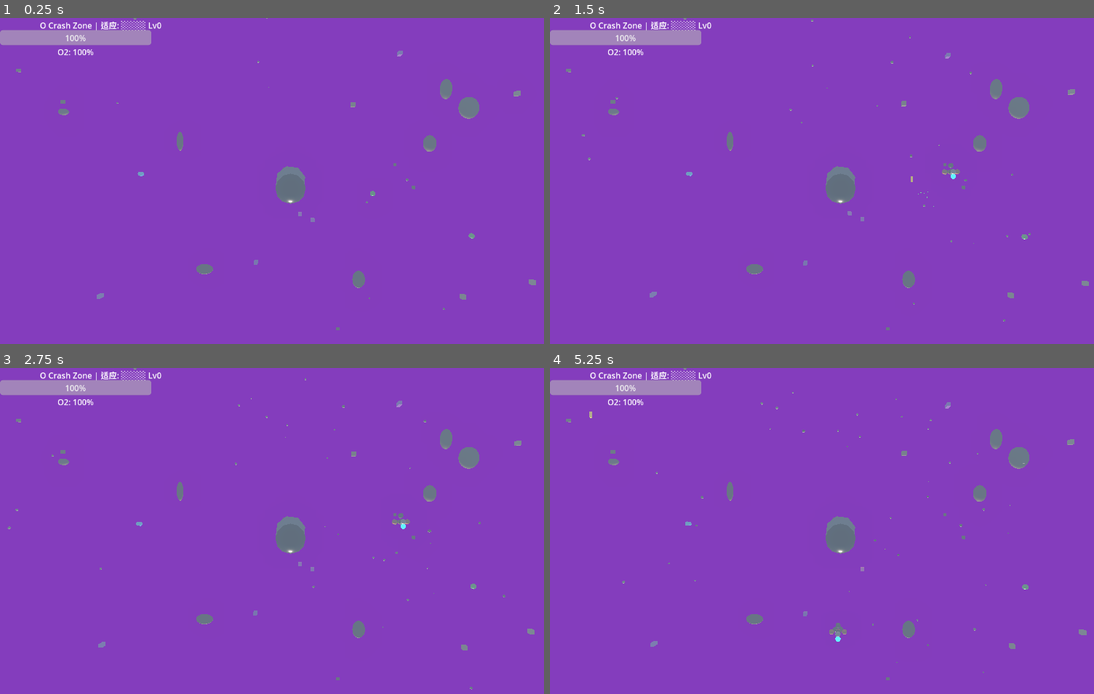
Above: before the commit, frames 1-4 (two rows, left to right).
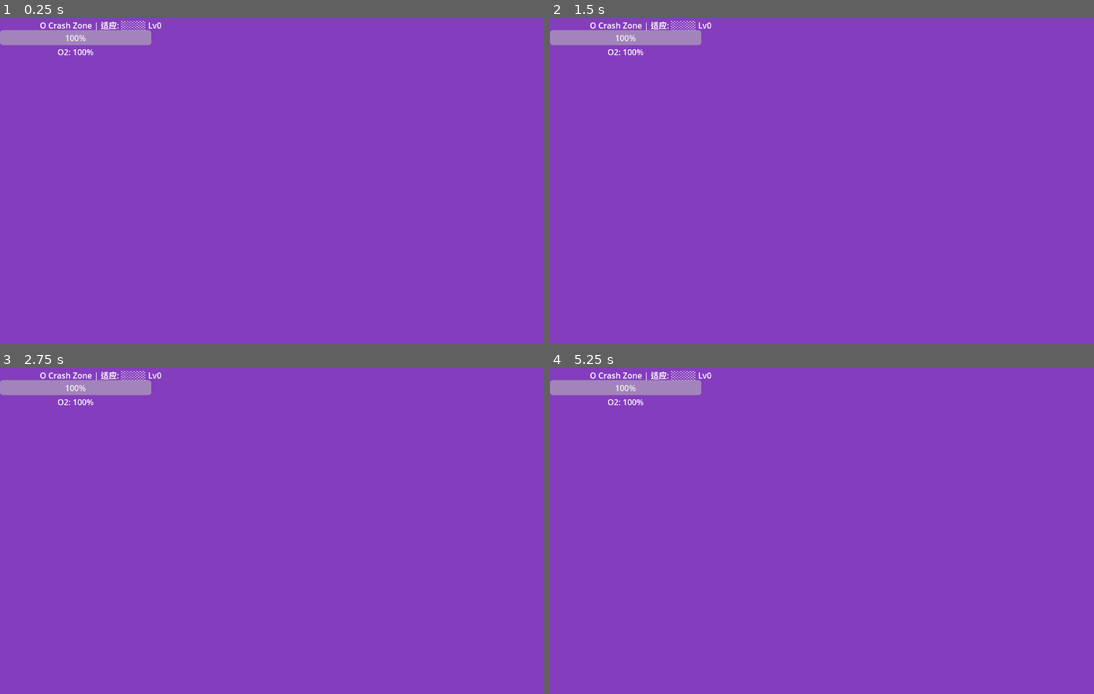
Above: after the commit, the same moments.

Repository: qnctx/star-abyss-game
Game: Godot game, scene res://scenes/main.tscn
Same seed, same stepped clock (60 frames per second), same inputs: the game is played once before the commit and once after it.
Inputs (mouse positions are in pixels of both pictures, inside the frame that each line leads up to):
- Up to frame 1 (0.25 s): no input
- Up to frame 2 (1.5 s): tap Enter at 0.5 s; move the mouse to (968, 164) at 0.52 s; hold D (move_right) 0.53-1.28 s; hold E (interact) 0.53-1.28 s; move the mouse to (724, 197) at 1.27 s; hold S (move_back) from 1.28 s (still down); click (724, 197) at 1.35 s
- Up to frame 3 (2.75 s): move the mouse to (348, 459) at 2.02 s; release S (move_back) at 2.03 s; hold D (move_right) from 2.03 s (still down); hold Shift (sprint) from 2.03 s (still down)
- Up to frame 4 (5.25 s): move the mouse to (811, 596) at 2.77 s; release D (move_right) at 2.78 s; release Shift (sprint) at 2.78 s; hold W (move_forward) 2.78-3.53 s; tap T (teleport) at 2.85 s; move the mouse to (1012, 579) at 3.52 s; hold E (interact) 3.53-4.28 s; hold A (move_left) 3.53-5.03 s; move the mouse to (664, 482) at 4.27 s; click (664, 482) at 4.35 s; move the mouse to (870, 531) at 5.02 s; hold S (move_back) from 5.03 s (still down); hold Shift (sprint) from 5.03 s (still down)

The runs differ from the first frame. In frame 1, 1.4% of the frame differs, in the area x 2-99%, y 0-96%; in frame 2, 1.5%; in frame 3, 1.5%; in frame 4, 1.6%.

Commit message:
fix: WorldGenerator重复调用/Camera顺序/视角旋转/respawn位置

Diff:
--- a/src/scenes/main.tscn
+++ b/src/scenes/main.tscn
@@ -82,7 +82,7 @@
 environment = SubResource("Environment_main")
 
 [node name="Camera3D" type="Camera3D" parent="Player"]
-transform = Transform3D(1, 0, 0, 0, 0, 1, 0, -1, 0, 0, 20, 0)
+transform = Transform3D(1, 0, 0, 0, 1, 0, 0, 0, 1, 0, 20, 0)
 current = true
 fov = 50.0
 projection = 0
--- a/src/scripts/player.gd
+++ b/src/scripts/player.gd
@@ -4,6 +4,9 @@
 @export var sprint_speed: float = 12.0
 @export var oxygen_drain_rate: float = 0.556  # 基础耗氧：180秒耗尽
 @export var sprint_drain_rate: float = 0.778   # 冲刺耗氧：约130秒耗尽
+
+const WORLD_HALF: float = 48.0  # 100x100 terrain boundary
+const STUCK_VELOCITY_THRESHOLD: float = 0.5  # Below this velocity считается "застрял"
 
 var current_oxygen: float = 180.0
 var max_oxygen: float = 180.0
@@ -42,6 +45,18 @@
 	global_position.y = fixed_y
 	velocity.y = 0.0
 
+	# Detect stuck state: input present but velocity near zero after move_and_slide()
+	# This commonly happens with ConcavePolygonShape3D terrain
+	var is_stuck = (input_dir.length() > 0.1) and (velocity.length() < STUCK_VELOCITY_THRESHOLD)
+	if is_stuck:
+		# Manual override: directly update position to bypass physics stuck
+		global_position.x += direction.x * current_speed * delta
+		global_position.z += direction.z * current_speed * delta
+
+	# Clamp to world boundary — prevent player from leaving 100x100 terrain
+	global_position.x = clamp(global_position.x, -WORLD_HALF, WORLD_HALF)
+	global_position.z = clamp(global_position.z, -WORLD_HALF, WORLD_HALF)
+
 	# Oxygen drain (grace period protects new players)
 	if _grace_timer > 0:
 		_grace_timer -= delta
@@ -64,14 +79,18 @@
 	respawn()
 
 
-func respawn():
+func respawn() -> void:
 	is_dead = false
 	_grace_timer = 5.0  # 每次复活给 5 秒 grace
 	current_oxygen = max_oxygen
-	var spawn_pos = WorldGenerator.base_position if WorldGenerator else Vector3(0, 1, 0)
-	# Ensure player spawns above terrain (add 0.5 to be on top of collision cylinder)
-	spawn_pos.y += 0.5
-	position = spawn_pos
+	var base_pos = WorldGenerator.base_position if WorldGenerator else Vector3(0, 1, 0)
+	# Place player on terrain surface, not underground
+	var spawn_y: float = 0.0
+	if WorldGenerator:
+		spawn_y = WorldGenerator.get_height_at(Vector2(base_pos.x, base_pos.z))
+	else:
+		spawn_y = base_pos.y
+	global_position = Vector3(base_pos.x, spawn_y + 0.5, base_pos.z)
 	oxygen_changed.emit()
 
 
--- a/src/scripts/world_generator.gd
+++ b/src/scripts/world_generator.gd
@@ -26,12 +26,13 @@
 # ---------------------------------------------------------------------------
 signal world_generated
 
-# ---------------------------------------------------------------------------
+# -----------------------------------------------------------------------
 # Public state
-# ---------------------------------------------------------------------------
+# -----------------------------------------------------------------------
 var base_position: Vector3 = Vector3.ZERO
 var height_map: Dictionary = {}   # Vector2(x,z) -> float (surface Y)
 var biome_map: Dictionary = {}    # Vector2(x,z) -> int (biome enum)
+var _generated := false           # Guard: only generate once per session
 
 # ---------------------------------------------------------------------------
 # Internal references
@@ -44,7 +45,7 @@
 const RESOURCE_SCENE := preload("res://scenes/resource_node.tscn")
 const BASE_POD_SCENE := preload("res://scenes/base_pod.tscn")
 const SPORE_SCENE := preload("res://scenes/vfx_toxic_spores.tscn")
-var GROUND_MATERIAL: StandardMaterial3D
+var _GROUND_MATERIAL: StandardMaterial3D
 
 func _create_ground_material() -> StandardMaterial3D:
 	var mat := StandardMaterial3D.new()
@@ -77,9 +78,11 @@
 	_noise = noise_tex.noise
 	print("WorldGenerator: noise loaded, type=", _noise.noise_type if _noise else "NULL")
 	# Create terrain material in code — no .tres file dependency
-	GROUND_MATERIAL = _create_ground_material()
+	_GROUND_MATERIAL = _create_ground_material()
 	print("WorldGenerator: noise loaded, terrain material initialized")
 	# Defer so scene tree is fully unlocked before any add_child()
+	# Set guard BEFORE deferred call to prevent re-entry if _ready() fires multiple times
+	_generated = true
 	generate_world.call_deferred()
 
 
@@ -130,6 +133,9 @@
 
 func generate_world() -> void:
 	print("WorldGenerator: generate_world() started")
+	if _generated:
+		print("WorldGenerator: already generated, skipping.")
+		return
 	var scene: Node = get_tree().current_scene
 	print("WorldGenerator: current_scene = ", scene)
 	if not scene:
@@ -165,6 +171,7 @@
 	_spawn_zone_entrances(scene)
 
 	print("WorldGenerator: world generated (100x100, %d vertices)." % (GRID_POINTS * GRID_POINTS))
+	_generated = true
 	world_generated.emit()
 
 
@@ -317,7 +324,7 @@
 	# In Godot 4, ArrayMesh created via SurfaceTool.commit() has no material set.
 	# We must set the material on the mesh surface explicitly, not rely on
 	# material_override (which can fail to apply to ArrayMesh in some cases).
-	array_mesh.surface_set_material(0, GROUND_MATERIAL)
+	array_mesh.surface_set_material(0, _GROUND_MATERIAL)
 	return array_mesh
 
 
